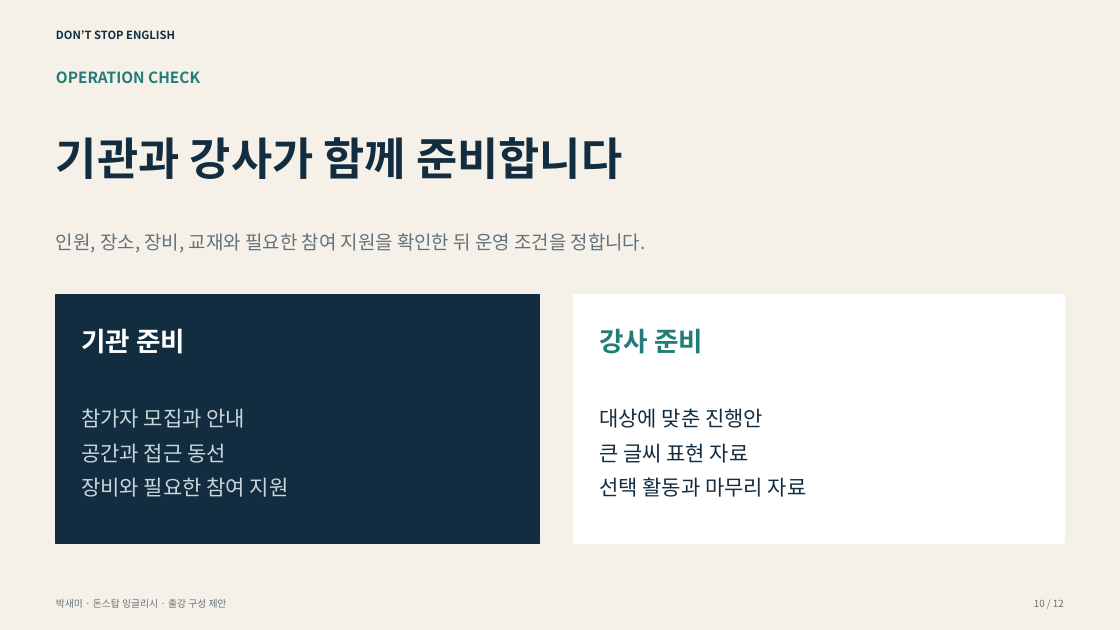
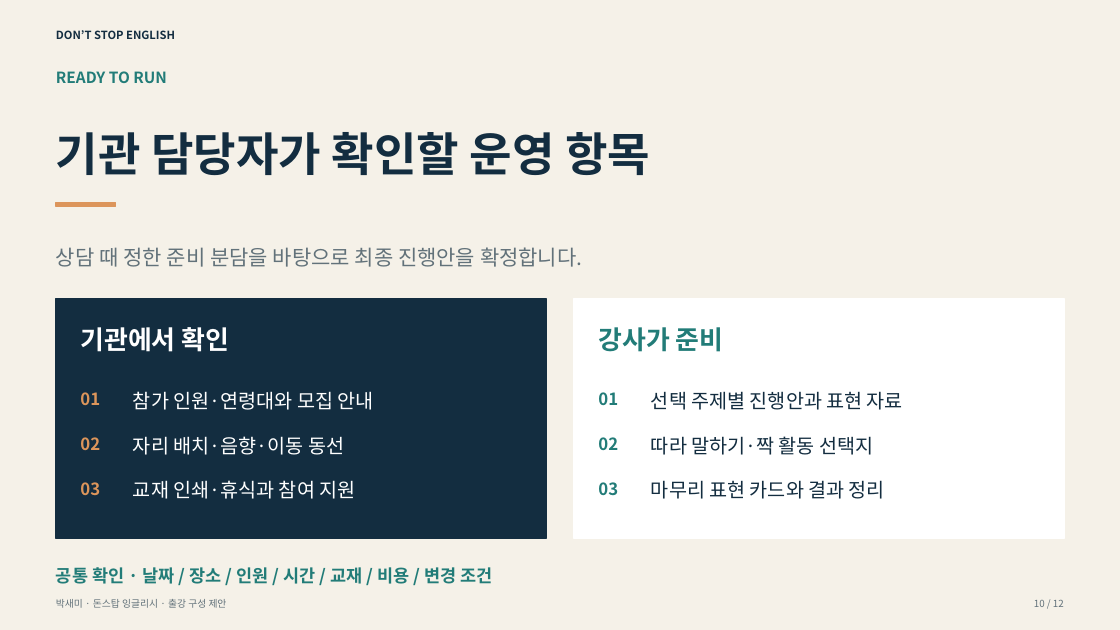
Before and after one commit to jty0221-dot/harangmarketing, a slide deck: slide 10 of public/dontstop-lecture/proposal-institution.pptx. Drawn at 1120x630 pixels with LibreOffice and Linux fonts; fonts in the diff are those of the drawing. Boxes give left, top, right and bottom in pixels: in the first picture for what was removed or moved away, otherwise in the second. Text is boxed around its words. In the diff, an @@ line names an element or a change of style, - is before the commit and + after.

```diff
--- a/public/dontstop-lecture/proposal-institution.pptx
+++ b/public/dontstop-lecture/proposal-institution.pptx
@@ text at [56,71,167,83]: text changed @@
-OPERATION CHECK
+READY TO RUN
@@ text at [56,132,650,175]: text changed; size 38.4 to 39.6 pt @@
-기관과 강사가 함께 준비합니다
+기관 담당자가 확인할 운영 항목
@@ rectangle added at [56,202,116,207], fill #DC955B, outline #DC955B 1 pt @@
@@ text at [56,247,582,267]: text changed; size 16.2 to 18 pt @@
-인원, 장소, 장비, 교재와 필요한 참여 지원을 확인한 뒤 운영 조건을 정합니다.
+상담 때 정한 준비 분담을 바탕으로 최종 진행안을 확정합니다.
@@ rectangle: place and size @@
-rectangle at [56,295,539,544]
+rectangle at [56,299,546,539]
@@ rectangle: place and size @@
-rectangle at [574,295,1064,544]
+rectangle at [574,299,1064,539]
@@ text at [80,327,230,352]: text changed; size 22.8 to 22.2 pt @@
-기관 준비
+기관에서 확인
@@ text at [599,327,724,352]: text changed; size 22.8 to 22.2 pt @@
-강사 준비
+강사가 준비
@@ text added at [80,392,100,405], 14.4 pt, text #DC955B, bold @@
+01
@@ text removed at [81,408,289,497] @@
-참가자 모집과 안내
-공간과 접근 동선
-장비와 필요한 참여 지원
@@ text added at [133,391,373,410], 16.8 pt, text #FFFFFF @@
+참가 인원·연령대와 모집 안내
@@ text added at [598,392,618,405], 14.4 pt, text #227C78, bold @@
+01
@@ text removed at [599,408,807,497] @@
-대상에 맞춘 진행안
-큰 글씨 표현 자료
-선택 활동과 마무리 자료
@@ text added at [651,391,903,410], 16.8 pt, text #132D40 @@
+선택 주제별 진행안과 표현 자료
@@ text added at [80,437,100,450], 14.4 pt, text #DC955B, bold @@
+02
@@ text added at [133,436,344,455], 16.8 pt, text #FFFFFF @@
+자리 배치·음향·이동 동선
@@ text added at [598,437,618,450], 14.4 pt, text #227C78, bold @@
+02
@@ text added at [651,436,873,455], 16.8 pt, text #132D40 @@
+따라 말하기·짝 활동 선택지
@@ text added at [80,482,100,495], 14.4 pt, text #DC955B, bold @@
+03
@@ text added at [133,480,355,499], 16.8 pt, text #FFFFFF @@
+교재 인쇄·휴식과 참여 지원
@@ text added at [598,482,618,495], 14.4 pt, text #227C78, bold @@
+03
@@ text added at [651,480,885,499], 16.8 pt, text #132D40 @@
+마무리 표현 카드와 결과 정리
@@ text added at [56,567,492,584], 15 pt, text #227C78, bold @@
+공통 확인 · 날짜 / 장소 / 인원 / 시간 / 교재 / 비용 / 변경 조건
```
Also in this commit, not shown: 7 other slides changed, 9 other files.
